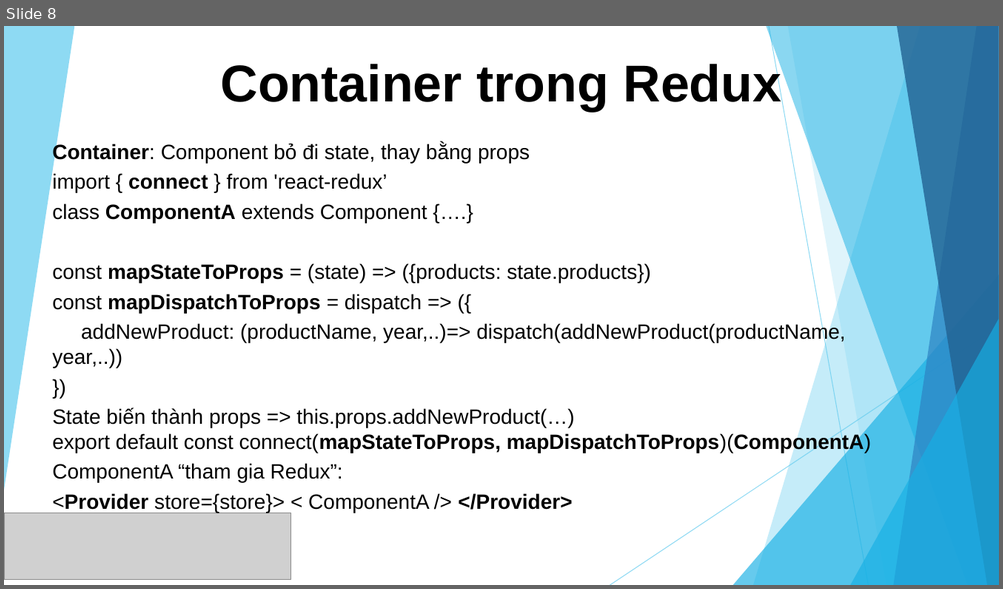
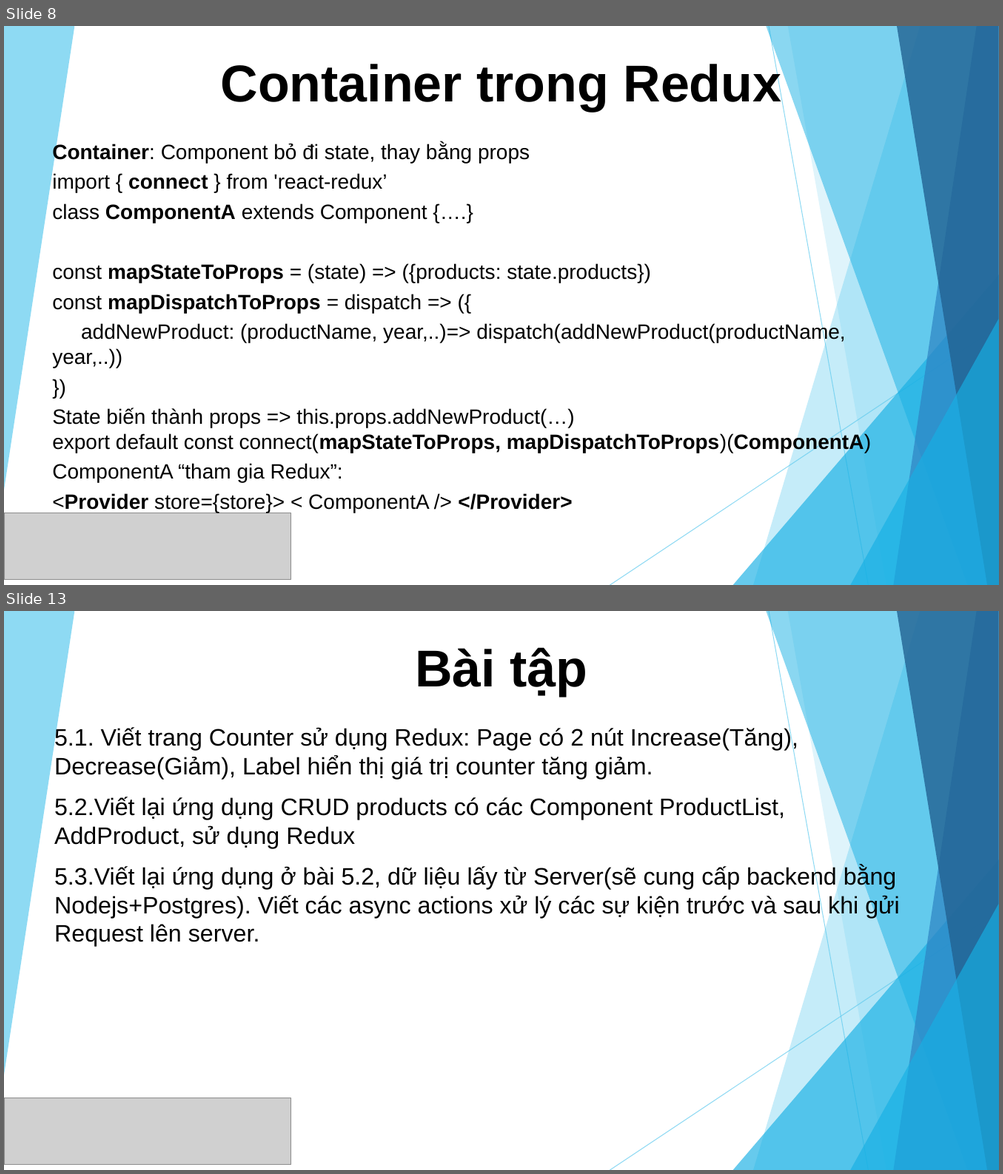
Before and after one commit to sunlight3d/CecomtechReactJST03-2019, a slide deck: Phần 5-Quản lý State với Redux.pptx. Shown one above the other, each under a label of ours: slide 8 before the commit, slides 8 and 13 after it; the slides between them are not shown. The pictures are 1003x589 and 1003x1174 pixels, drawn with LibreOffice and Linux fonts; fonts in the diff are those of the drawing; grey boxes stand for pictures. Boxes give left, top, right and bottom in pixels: in the first picture for what was removed or moved away, otherwise in the second. Text is boxed around its words. In the diff, an @@ line names an element or a change of style, - is before the commit and + after.

```diff
--- a/Phần 5-Quản lý State với Redux.pptx
+++ b/Phần 5-Quản lý State với Redux.pptx
@@ slide 13 added at (4, 611, 999, 1170), background #FFFFFF; not listed: 10 template elements that a slide beside it also shows @@
@@ title added at (415, 647, 587, 696), 50 pt, text #000000, bold @@
+Bài tập
@@ subtitle added at (54, 726, 899, 947), 23 pt, text #000000 @@
+5.1. Viết trang Counter sử dụng Redux: Page có 2 nút Increase(Tăng), Decrease(Giảm), Label hiển thị giá trị counter tăng giảm.
+5.2.Viết lại ứng dụng CRUD products có các Component ProductList, AddProduct, sử dụng Redux
+5.3.Viết lại ứng dụng ở bài 5.2, dữ liệu lấy từ Server(sẽ cung cấp backend bằng Nodejs+Postgres). Viết các async actions xử lý các sự kiện trước và sau khi gửi Request lên server.
@@ picture added at (4, 1099, 291, 1165) @@
```
Also in this commit, not shown: 1 slide changed, 4 other slides added, 6 other files.
